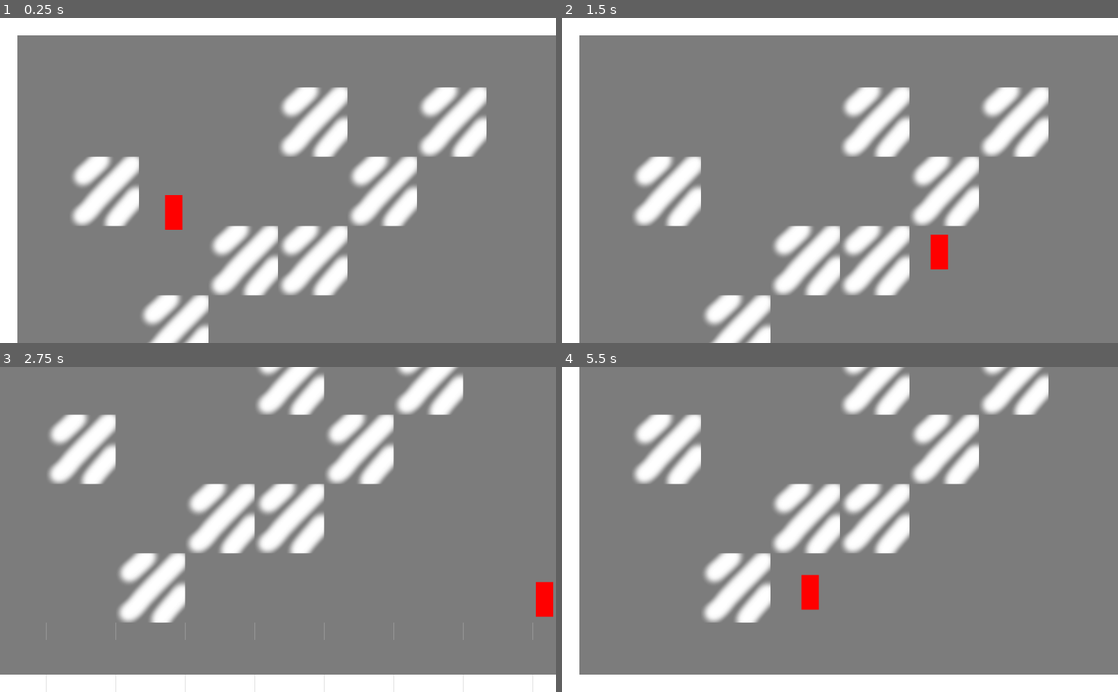
Above: before the commit, frames 1-4 (two rows, left to right).
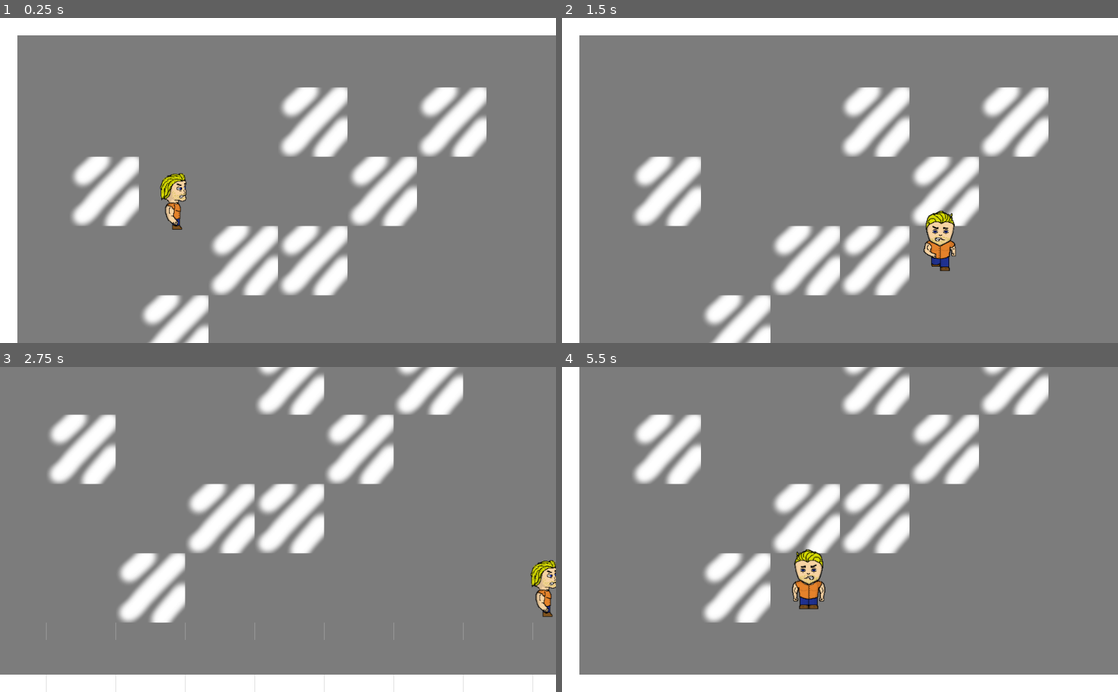
Above: after the commit, the same moments.

Repository: bmaxwell112/LMG-GlobalGameJam2020
Game: Godot game, scene res://src/cells/TestCell.tscn
Same seed, same stepped clock (60 frames per second), same inputs: the game is played once before the commit and once after it. The project has no main scene, so this scene is started directly.
Inputs:
- Up to frame 1 (0.25 s): no input
- Up to frame 2 (1.5 s): tap Enter at 0.5 s; hold D (move_right) 0.53-1.28 s; hold Shift (run) 0.53-1.28 s; hold S (move_down) from 1.28 s (still down); tap Shift (run) at 1.35 s
- Up to frame 3 (2.75 s): release S (move_down) at 2.03 s; hold D (move_right) from 2.03 s (still down); hold Shift (run) from 2.03 s (still down)
- Up to frame 4 (5.5 s): release D (move_right) at 2.78 s; release Shift (run) at 2.78 s; hold W (move_up) 2.78-3.53 s; tap Shift (run) at 2.85, 4.35 s; hold Shift (run) 3.53-4.28 s; hold A (move_left) 3.53-5.03 s; hold S (move_down) from 5.03 s (still down); hold Shift (run) from 5.03 s (still down)

The runs differ from the first frame. In frame 1, 0.6% of the frame differs, in the area x 28-34%, y 47-66%; in frame 2, 0.8%; in frame 3, 0.6%; in frame 4, 0.9%, in the area x 41-48%, y 55-75%.

Commit message:
Real player sprite, beginnings of puzzles

Diff:
--- a/src/actors/beginner_player/BeginnerPlayer.tscn
+++ b/src/actors/beginner_player/BeginnerPlayer.tscn
@@ -1,20 +1,109 @@
-[gd_scene load_steps=4 format=2]
+[gd_scene load_steps=18 format=2]
 
-[ext_resource path="res://assets/beginner_player.png" type="Texture" id=1]
+[ext_resource path="res://assets/CharacterSheet.png" type="Texture" id=1]
 [ext_resource path="res://src/actors/beginner_player/beginner_player.gd" type="Script" id=2]
 
+[sub_resource type="AtlasTexture" id=8]
+flags = 4
+atlas = ExtResource( 1 )
+region = Rect2( 128, 256, 128, 128 )
+
+[sub_resource type="AtlasTexture" id=9]
+flags = 4
+atlas = ExtResource( 1 )
+region = Rect2( 0, 256, 128, 128 )
+
+[sub_resource type="AtlasTexture" id=10]
+flags = 4
+atlas = ExtResource( 1 )
+region = Rect2( 128, 256, 128, 128 )
+
+[sub_resource type="AtlasTexture" id=11]
+flags = 4
+atlas = ExtResource( 1 )
+region = Rect2( 256, 256, 128, 128 )
+
+[sub_resource type="AtlasTexture" id=12]
+flags = 4
+atlas = ExtResource( 1 )
+region = Rect2( 128, 0, 128, 128 )
+
+[sub_resource type="AtlasTexture" id=13]
+flags = 4
+atlas = ExtResource( 1 )
+region = Rect2( 0, 0, 128, 128 )
+
+[sub_resource type="AtlasTexture" id=14]
+flags = 4
+atlas = ExtResource( 1 )
+region = Rect2( 128, 0, 128, 128 )
+
+[sub_resource type="AtlasTexture" id=15]
+flags = 4
+atlas = ExtResource( 1 )
+region = Rect2( 256, 0, 128, 128 )
+
+[sub_resource type="AtlasTexture" id=2]
+flags = 4
+atlas = ExtResource( 1 )
+region = Rect2( 128, 128, 128, 128 )
+
+[sub_resource type="AtlasTexture" id=3]
+flags = 4
+atlas = ExtResource( 1 )
+region = Rect2( 128, 128, 128, 128 )
+
+[sub_resource type="AtlasTexture" id=4]
+flags = 4
+atlas = ExtResource( 1 )
+region = Rect2( 0, 128, 128, 128 )
+
+[sub_resource type="AtlasTexture" id=5]
+flags = 4
+atlas = ExtResource( 1 )
+region = Rect2( 128, 128, 128, 128 )
+
+[sub_resource type="AtlasTexture" id=6]
+flags = 4
+atlas = ExtResource( 1 )
+region = Rect2( 256, 128, 128, 128 )
+
+[sub_resource type="SpriteFrames" id=7]
+animations = [ {
+"frames": [ SubResource( 8 ), SubResource( 9 ), SubResource( 10 ), SubResource( 11 ) ],
+"loop": true,
+"name": "WalkUp",
+"speed": 5.0
+}, {
+"frames": [ SubResource( 12 ), SubResource( 13 ), SubResource( 14 ), SubResource( 15 ) ],
+"loop": true,
+"name": "WalkRight",
+"speed": 5.0
+}, {
+"frames": [ SubResource( 2 ) ],
+"loop": true,
+"name": "Idle",
+"speed": 5.0
+}, {
+"frames": [ SubResource( 3 ), SubResource( 4 ), SubResource( 5 ), SubResource( 6 ) ],
+"loop": true,
+"name": "WalkDown",
+"speed": 5.0
+} ]
+
 [sub_resource type="RectangleShape2D" id=1]
-extents = Vector2( 15.9224, 32.1454 )
+extents = Vector2( 15.9222, 41.9174 )
 
 [node name="BeginnerPlayer" type="KinematicBody2D"]
 collision_layer = 2
 collision_mask = 5
 script = ExtResource( 2 )
 
-[node name="Sprite" type="Sprite" parent="."]
-position = Vector2( 0, -24.0416 )
-texture = ExtResource( 1 )
+[node name="AnimatedSprite" type="AnimatedSprite" parent="."]
+position = Vector2( 0, -50.2045 )
+frames = SubResource( 7 )
+animation = "WalkRight"
 
 [node name="CollisionShape2D" type="CollisionShape2D" parent="."]
-position = Vector2( 0, -24.3952 )
+position = Vector2( 2.47485, -43.4871 )
 shape = SubResource( 1 )
--- a/src/actors/beginner_player/beginner_player.gd
+++ b/src/actors/beginner_player/beginner_player.gd
@@ -15,13 +15,31 @@
     (float(Input.is_action_pressed("move_down")) - float(Input.is_action_pressed("move_up")))
   ).normalized()
 
+  if movement_velocity == Vector2():
+    $AnimatedSprite.stop()
+    $AnimatedSprite.frame = 0
+  else:
+    if Input.is_action_pressed("move_left"):
+      $AnimatedSprite.flip_h = true
+      $AnimatedSprite.play("WalkRight")
+    elif Input.is_action_pressed("move_right"):
+      $AnimatedSprite.flip_h = false
+      $AnimatedSprite.play("WalkRight")
+    elif Input.is_action_pressed("move_up"):
+      $AnimatedSprite.play("WalkUp")
+    elif Input.is_action_pressed("move_down"):
+      $AnimatedSprite.play("WalkDown")
+
   if Input.is_action_pressed("run"):
     if stamina > 0.0:
+      $AnimatedSprite.speed_scale = 1.8
       stamina -= 0.25
       return movement_velocity * run_speed
     else:
+      $AnimatedSprite.speed_scale = 1.0
       return movement_velocity * walk_speed
   else:
+    $AnimatedSprite.speed_scale = 1.0
     if stamina < 100.0:
       stamina += 0.25
     return movement_velocity * walk_speed
--- /dev/null
+++ b/src/puzzles/puzzle_button_dynamic/PuzzleButtonDynamic.tscn
@@ -0,0 +1,13 @@
+[gd_scene load_steps=4 format=2]
+
+[ext_resource path="res://src/textures/puzzle_block_base.tres" type="Texture" id=1]
+[ext_resource path="res://src/textures/puzzle_block_blocked.tres" type="Texture" id=2]
+[ext_resource path="res://src/textures/puzzle_block_pressed.tres" type="Texture" id=3]
+
+[node name="PuzzleGridButton" type="TextureButton"]
+texture_normal = ExtResource( 1 )
+texture_pressed = ExtResource( 3 )
+texture_disabled = ExtResource( 2 )
+__meta__ = {
+"_edit_use_anchors_": false
+}
--- /dev/null
+++ b/src/puzzles/puzzle_grid_container/PuzzleGridContainer.tscn
@@ -0,0 +1,12 @@
+[gd_scene load_steps=2 format=2]
+
+[ext_resource path="res://src/puzzles/puzzle_grid_container/puzzle_grid_container.gd" type="Script" id=1]
+
+[node name="PuzzleGridContainer" type="GridContainer"]
+margin_right = 40.0
+margin_bottom = 40.0
+columns = 8
+script = ExtResource( 1 )
+__meta__ = {
+"_edit_use_anchors_": false
+}
--- /dev/null
+++ b/src/puzzles/puzzle_grid_container/puzzle_grid_container.gd
@@ -0,0 +1,23 @@
+extends GridContainer
+
+var puzzle_button_dynamic = preload("res://src/puzzles/puzzle_button_dynamic/PuzzleButtonDynamic.tscn")
+var puzzle_matrix = []
+
+func _ready() -> void:
+  randomize()
+  puzzle_matrix = _generate_puzzle_board()
+
+func _generate_puzzle_board() -> Array:
+  var matrix = []
+
+  for x in range(8):
+    var matrix_row = []
+
+    for y in range(8):
+      var new_button = puzzle_button_dynamic.instance()
+      $".".add_child(new_button)
+      matrix_row.append(new_button)
+    matrix.append(matrix_row)
+  for d in range((randi() % 10) + 5):
+    matrix[randi() % 8][randi() % 8].disabled = true
+  return matrix
--- /dev/null
+++ b/src/textures/puzzle_block_base.tres
@@ -0,0 +1,5 @@
+[gd_resource type="StreamTexture" format=2]
+
+[resource]
+flags = 4
+load_path = "res://.import/puzzle_button_base.png-2fed33b72c67868b9e8970cce2eb473e.stex"
--- /dev/null
+++ b/src/textures/puzzle_block_blocked.tres
@@ -0,0 +1,5 @@
+[gd_resource type="StreamTexture" format=2]
+
+[resource]
+flags = 4
+load_path = "res://.import/puzzle_button_blocked.png-65e872d7a155b4d729e5dce71be3eb02.stex"
--- /dev/null
+++ b/src/textures/puzzle_block_bottom_left.tres
@@ -0,0 +1,5 @@
+[gd_resource type="StreamTexture" format=2]
+
+[resource]
+flags = 4
+load_path = "res://.import/puzzle_button_bottom_left.png-1bb78776201752c3d3272d8f9182e168.stex"
--- /dev/null
+++ b/src/textures/puzzle_block_bottom_right.tres
@@ -0,0 +1,5 @@
+[gd_resource type="StreamTexture" format=2]
+
+[resource]
+flags = 4
+load_path = "res://.import/puzzle_button_bottom_right.png-2de26575ae4e37ff33c8a94e2acdc9f1.stex"
--- /dev/null
+++ b/src/textures/puzzle_block_horizontal.tres
@@ -0,0 +1,5 @@
+[gd_resource type="StreamTexture" format=2]
+
+[resource]
+flags = 4
+load_path = "res://.import/puzzle_button_horizontal.png-5fe169017ecbd1c822c64fa1978a2aa5.stex"
--- /dev/null
+++ b/src/textures/puzzle_block_pressed.tres
@@ -0,0 +1,5 @@
+[gd_resource type="StreamTexture" format=2]
+
+[resource]
+flags = 4
+load_path = "res://.import/puzzle_button_pressed.png-2d22045841f7101c4cd19b31f35c32f5.stex"
--- /dev/null
+++ b/src/textures/puzzle_block_top_left.tres
@@ -0,0 +1,5 @@
+[gd_resource type="StreamTexture" format=2]
+
+[resource]
+flags = 4
+load_path = "res://.import/puzzle_button_top_left.png-9a2a979f75e303406a80e3ea9e7b4d0f.stex"
--- /dev/null
+++ b/src/textures/puzzle_block_top_right.tres
@@ -0,0 +1,5 @@
+[gd_resource type="StreamTexture" format=2]
+
+[resource]
+flags = 4
+load_path = "res://.import/puzzle_button_top_right.png-bfb65492ad408b1777c3f40b7a2d9da7.stex"
--- /dev/null
+++ b/src/textures/puzzle_block_vertical.tres
@@ -0,0 +1,5 @@
+[gd_resource type="StreamTexture" format=2]
+
+[resource]
+flags = 4
+load_path = "res://.import/puzzle_button_vertical.png-7e6b02a0a8dc98979954492e3c900658.stex"
Binary file added: assets/CharacterSheet.png
Not shown, added: assets/CharacterSheet.png.import
Binary file added: assets/puzzle_button_base.png
Not shown, added: assets/puzzle_button_base.png.import
Binary file added: assets/puzzle_button_blocked.png
Not shown, added: assets/puzzle_button_blocked.png.import
Binary file added: assets/puzzle_button_bottom_left.png
Not shown, added: assets/puzzle_button_bottom_left.png.import
Binary file added: assets/puzzle_button_bottom_right.png
Not shown, added: assets/puzzle_button_bottom_right.png.import
Binary file added: assets/puzzle_button_horizontal.png
Not shown, added: assets/puzzle_button_horizontal.png.import
(and 8 more such lines)
